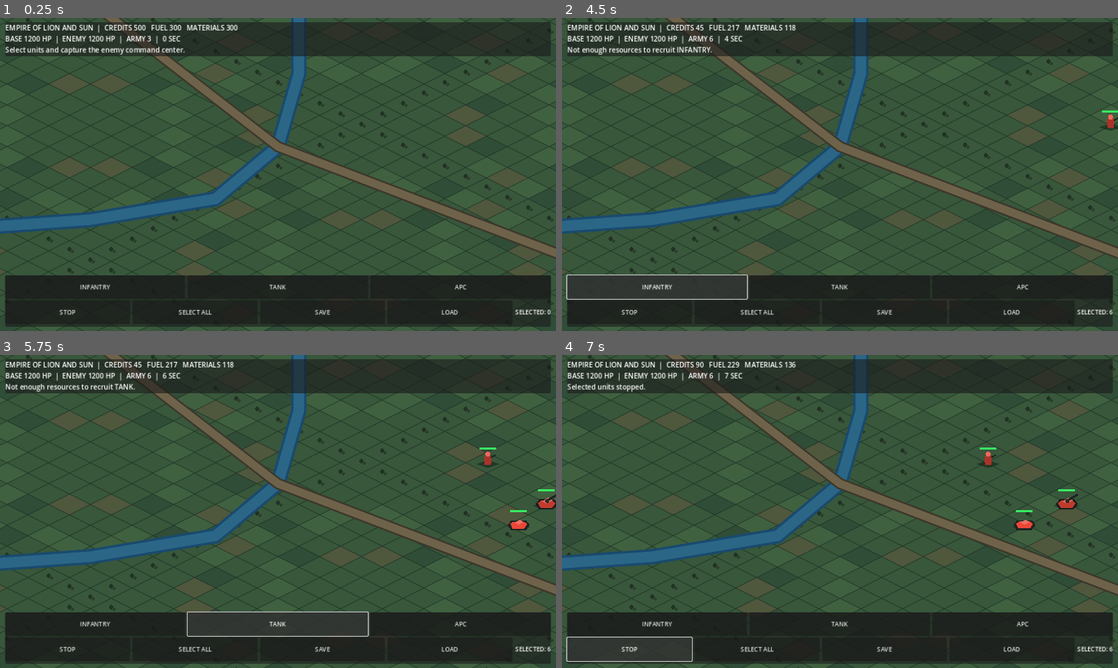
Above: before the commit, frames 1-4 (two rows, left to right).
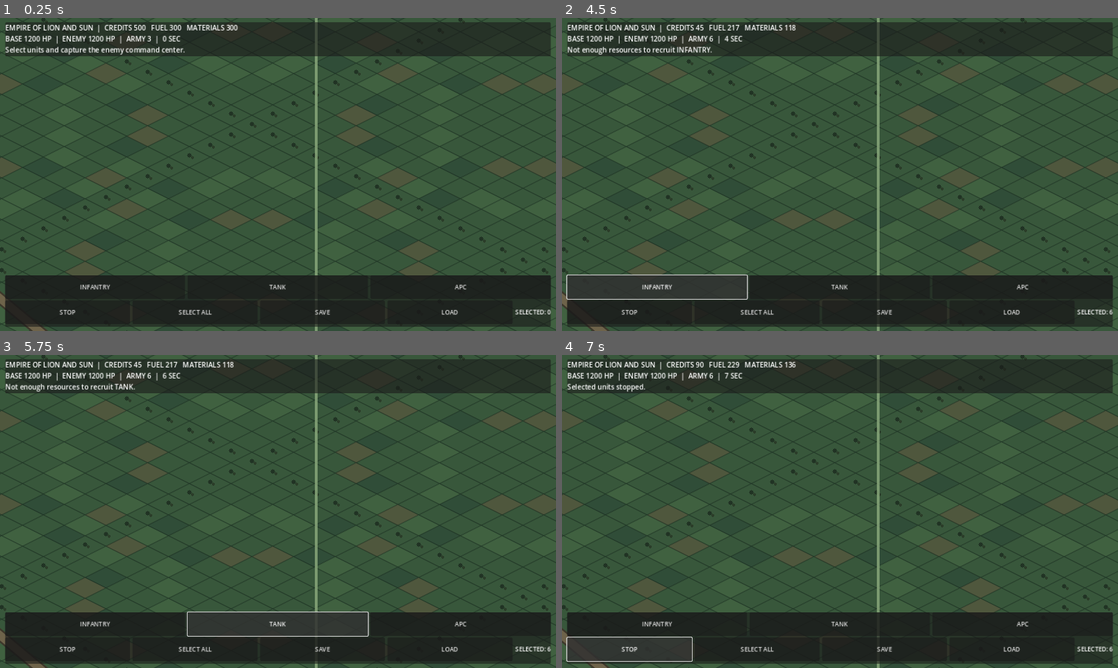
Above: after the commit, the same moments.

Repository: itsalirezajr-design/Empire-of-Lion-and-Sun
Game: Godot game, scene res://scenes/Main.tscn
Same seed, same stepped clock (60 frames per second), same inputs: the game is played once before the commit and once after it.
Inputs:
- Up to frame 1 (0.25 s): no input
- Up to frame 2 (4.5 s): click "INFANTRY" at 0.5 s; click "TANK" at 1.25 s; click "APC" at 2 s; click "STOP" at 2.75 s; click "SELECT ALL" at 3.5 s; click "INFANTRY" at 4.25 s
- Up to frame 3 (5.75 s): click "TANK" at 5 s
- Up to frame 4 (7 s): click "APC" at 5.75 s; click "STOP" at 6.5 s

The runs differ from the first frame. In frame 1, 12% of the frame differs, in the area x 0-100%, y 0-100%; in frame 2, 12%; in frame 3, 13%; in frame 4, 13%.

Commit message:
Align world bounds and camera with full isometric map footprint

Diff:
--- a/scripts/main.gd
+++ b/scripts/main.gd
@@ -1,6 +1,6 @@
 extends Node2D
 
-const MAP_SIZE := Vector2(3200, 3200)
+const MAP_SIZE := Vector2(6200, 3200)
 const ISO_TILE_WIDTH := 96.0
 const ISO_TILE_HEIGHT := 48.0
 const ISO_GRID_SIZE := 64
@@ -8,7 +8,7 @@
 const ATTACK_RANGE := 145.0
 const ATTACK_INTERVAL := 0.85
 const PLAYER_BASE := Vector2(320, 1600)
-const ENEMY_BASE := Vector2(2880, 1600)
+const ENEMY_BASE := Vector2(5880, 1600)
 
 var player_units: Array[Dictionary] = []
 var enemy_units: Array[Dictionary] = []
@@ -40,7 +40,7 @@
 
 
 func _ready() -> void:
-	camera.position = Vector2(1600, 1600)
+	camera.position = Vector2(3100, 1600)
 	camera.make_current()
 	camera.zoom = Vector2.ONE
 	_clamp_camera_position()
@@ -100,8 +100,8 @@
 
 
 func _world_to_grid(world_pos: Vector2) -> Vector2i:
-	var u := (world_pos.x - 1600.0) / (ISO_TILE_WIDTH * 0.5)
-	var v := world_pos.y / (ISO_TILE_HEIGHT * 0.5)
+	var u := (world_pos.x - 3100.0) / (ISO_TILE_WIDTH * 0.5)
+	var v := (world_pos.y - 88.0) / (ISO_TILE_HEIGHT * 0.5)
 	var column := int(round((u + v) * 0.5))
 	var row := int(round((v - u) * 0.5))
 	return Vector2i(
@@ -112,8 +112,8 @@
 
 func _grid_to_world(cell: Vector2i) -> Vector2:
 	return Vector2(
-		1600.0 + float(cell.x - cell.y) * ISO_TILE_WIDTH * 0.5,
-		float(cell.x + cell.y) * ISO_TILE_HEIGHT * 0.5
+		3100.0 + float(cell.x - cell.y) * ISO_TILE_WIDTH * 0.5,
+		88.0 + float(cell.x + cell.y) * ISO_TILE_HEIGHT * 0.5
 	)
 
 
@@ -652,7 +652,7 @@
 
 
 func _grid_to_iso(column: int, row: int) -> Vector2:
-	return Vector2(1600.0 + (column - row) * ISO_TILE_WIDTH * 0.5, (column + row) * ISO_TILE_HEIGHT * 0.5)
+	return Vector2(3100.0 + (column - row) * ISO_TILE_WIDTH * 0.5, 88.0 + (column + row) * ISO_TILE_HEIGHT * 0.5)
 
 
 func _draw() -> void:
